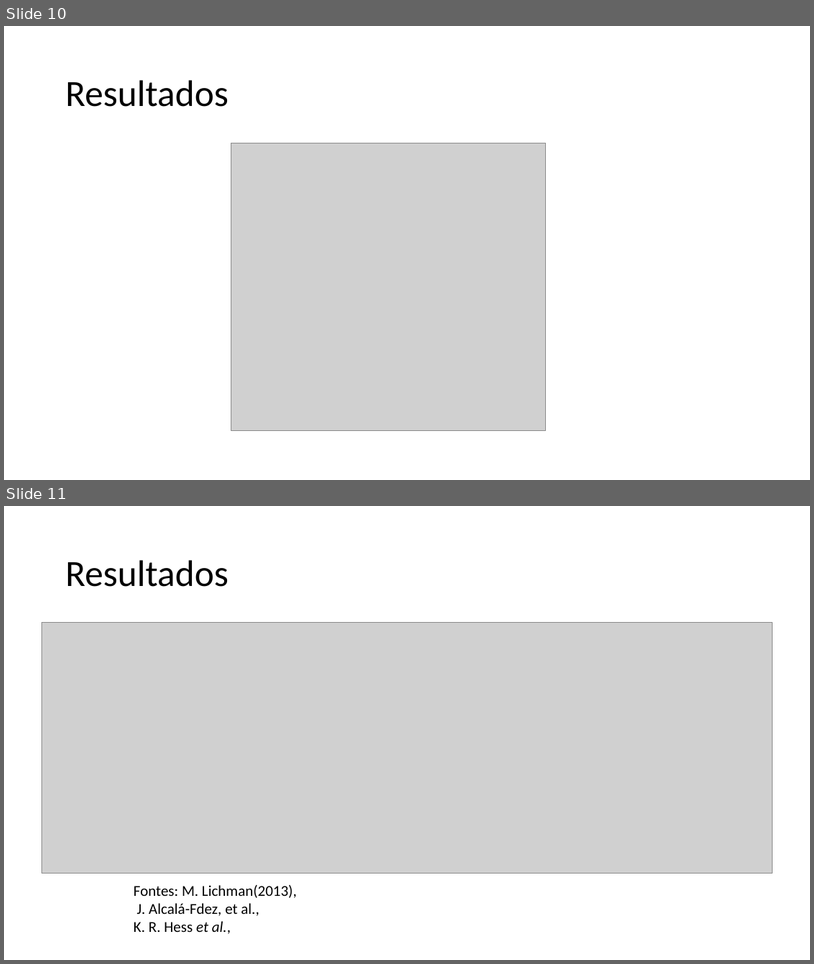
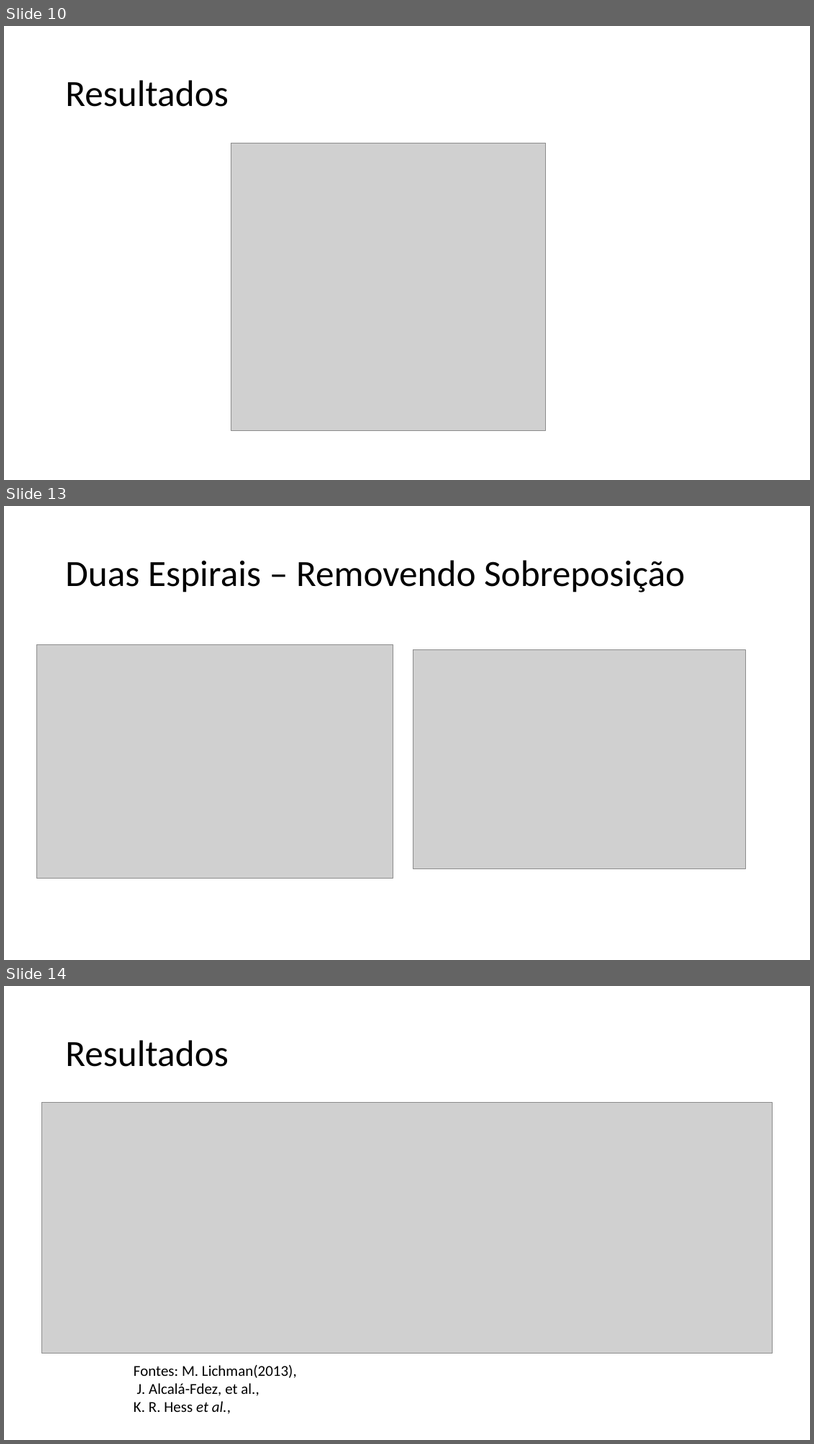
Before and after one commit to Leonamrsm/Seminario1, a slide deck: ApresentaçãoArtigo1.pptx. Shown one above the other, each under a label of ours: slides 10 and 11 before the commit, slides 10, 13 and 14 after it; the slides between them are not shown. The pictures are 814x964 and 814x1444 pixels, drawn with LibreOffice and Linux fonts; fonts in the diff are those of the drawing; grey boxes stand for pictures. Boxes give left, top, right and bottom in pixels: in the first picture for what was removed or moved away, otherwise in the second. Text is boxed around its words. In the diff, an @@ line names an element or a change of style, - is before the commit and + after.

Commit message:
2 espirais
inclusão testes e análise do dados benchmark de duas epirais

```diff
--- a/ApresentaçãoArtigo1.pptx
+++ b/ApresentaçãoArtigo1.pptx
@@ slide 13 added at <box>4,506,810,960</box>, background #FFFFFF @@
@@ title added at <box>65,560,685,592</box>, 44 pt, text #000000 @@
+Duas Espirais – Removendo Sobreposição
@@ picture added at <box>36,644,394,878</box> @@
@@ picture added at <box>413,649,746,868</box> @@
@@ what was slide 11 is now slide 14 @@
```
Also in this commit, not shown: 3 other slides added.
